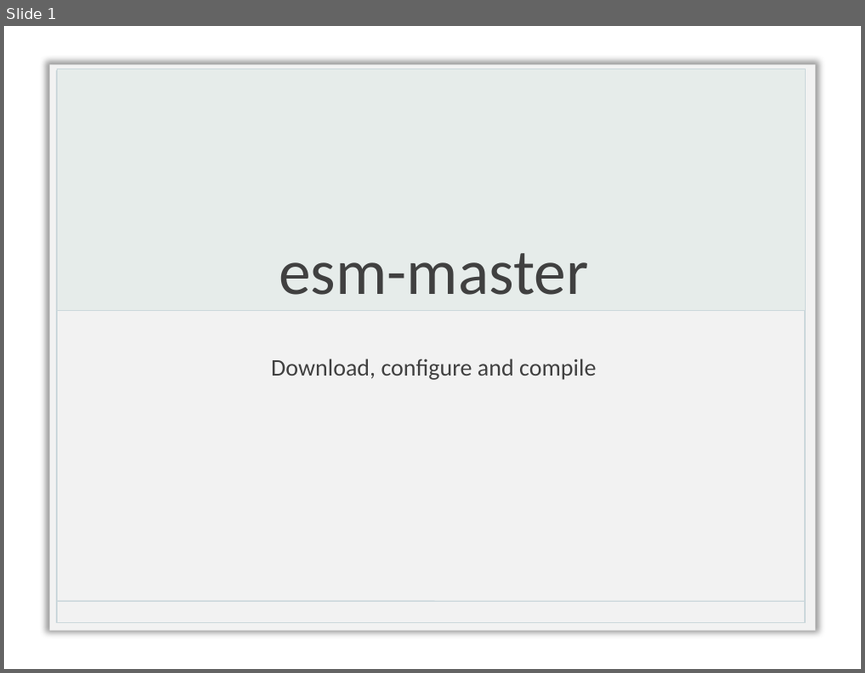
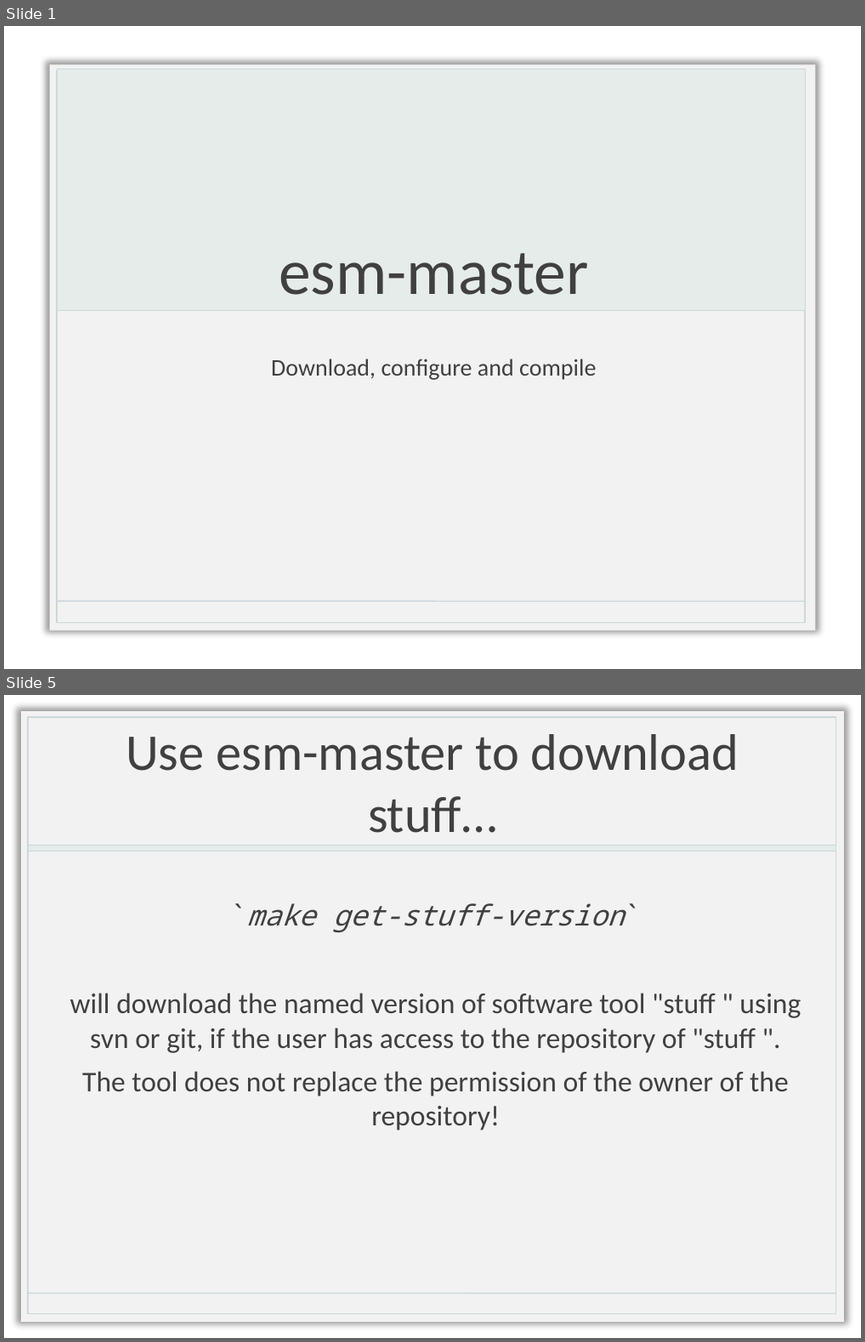
Before and after one commit to esm-tools/esm_workshop, a slide deck: esm-master.pptx. Shown one above the other, each under a label of ours: slide 1 before the commit, slides 1 and 5 after it; the slides between them are not shown. The pictures are 865x673 and 865x1342 pixels, drawn with LibreOffice and Linux fonts; fonts in the diff are those of the drawing; background and template pictures are left out. Boxes give left, top, right and bottom in pixels: in the first picture for what was removed or moved away, otherwise in the second. Text is boxed around its words. In the diff, an @@ line names an element or a change of style, - is before the commit and + after.

```diff
--- a/esm-master.pptx
+++ b/esm-master.pptx
@@ slide 5 added at [4,695,861,1338], background picture (left out) @@
@@ title added at [126,734,739,833], 43.2 pt, text #404040 @@
+Use esm-master to download stuff…
@@ group added at [21,711,844,1321]: 3 rectangles, 1 line @@
@@ text added at [70,903,800,1130], 24 pt, text #404040 @@
+`make get-stuff-version`
+will download the named version of software tool "stuff " using svn or git, if the user has access to the repository of "stuff ".
+The tool does not replace the permission of the owner of the repository!
```
Also in this commit, not shown: 1 slide changed, 8 other slides added, 3 other files.
